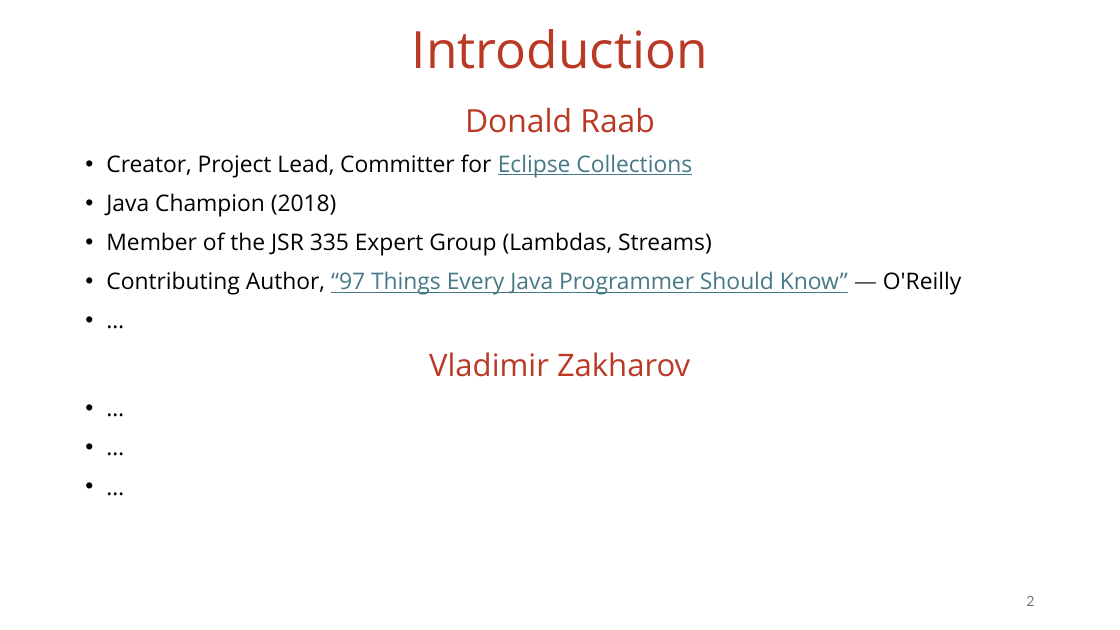
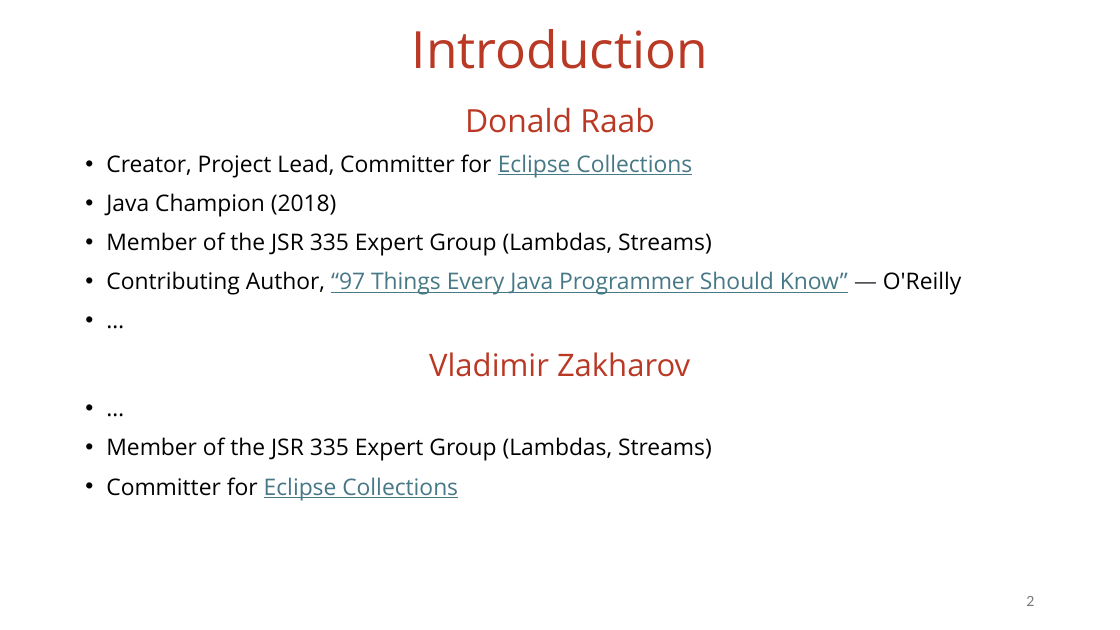
Before and after one commit to vmzakharov/missing-dataframe-talk, a slide deck: slide 2 of presentation/Missing_Dataframe_Long.pptx. Drawn at 1120x630 pixels with LibreOffice and Linux fonts; fonts in the diff are those of the drawing. Boxes give left, top, right and bottom in pixels: in the first picture for what was removed or moved away, otherwise in the second. Text is boxed around its words. In the diff, an @@ line names an element or a change of style, - is before the commit and + after.

```diff
--- a/presentation/Missing_Dataframe_Long.pptx
+++ b/presentation/Missing_Dataframe_Long.pptx
@@ text at box(106, 437, 712, 501): text changed @@
-• …
-• …
+• Member of the JSR 335 Expert Group (Lambdas, Streams)
+• Committer for Eclipse Collections
```
Also in this commit, not shown: 7 other slides changed, 2 slides added, 1 slide removed, 1 other file.
